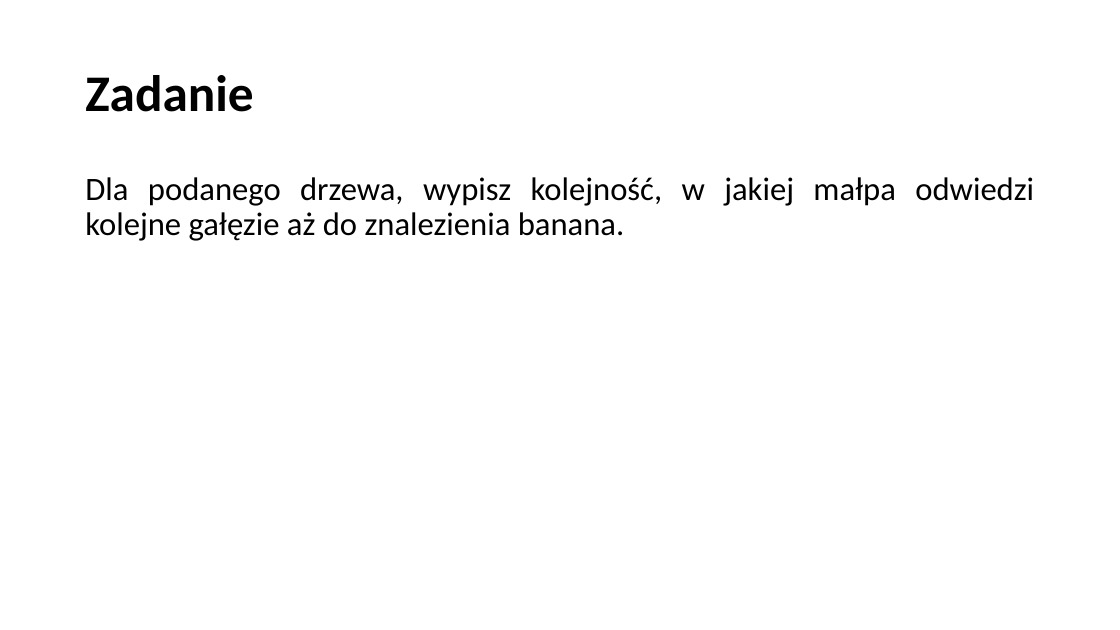
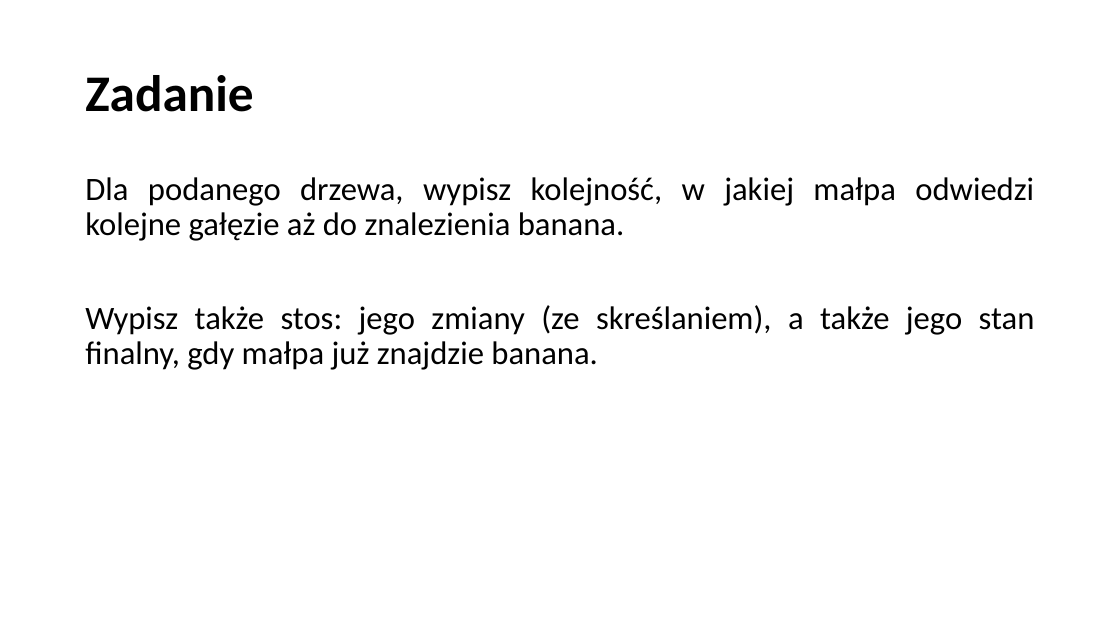
Before and after one commit to blackbat13/CS-HTiEW, a slide deck: slide 15 of Wprowadzenie do rekurencji/I. Wprowadzenie do rekurencji/Zadanie z małpą.pptx. Drawn at 1120x630 pixels with LibreOffice and Linux fonts; fonts in the diff are those of the drawing. Boxes give left, top, right and bottom in pixels: in the first picture for what was removed or moved away, otherwise in the second. Text is boxed around its words. In the diff, an @@ line names an element or a change of style, - is before the commit and + after.

Commit message:
Aktualizacja treści zadania

```diff
--- a/Wprowadzenie do rekurencji/I. Wprowadzenie do rekurencji/Zadanie z małpą.pptx
+++ b/Wprowadzenie do rekurencji/I. Wprowadzenie do rekurencji/Zadanie z małpą.pptx
@@ text at (85, 305, 1035, 370): paragraph added @@
+Wypisz także stos: jego zmiany (ze skreślaniem), a także jego stan finalny, gdy małpa już znajdzie banana.
```
